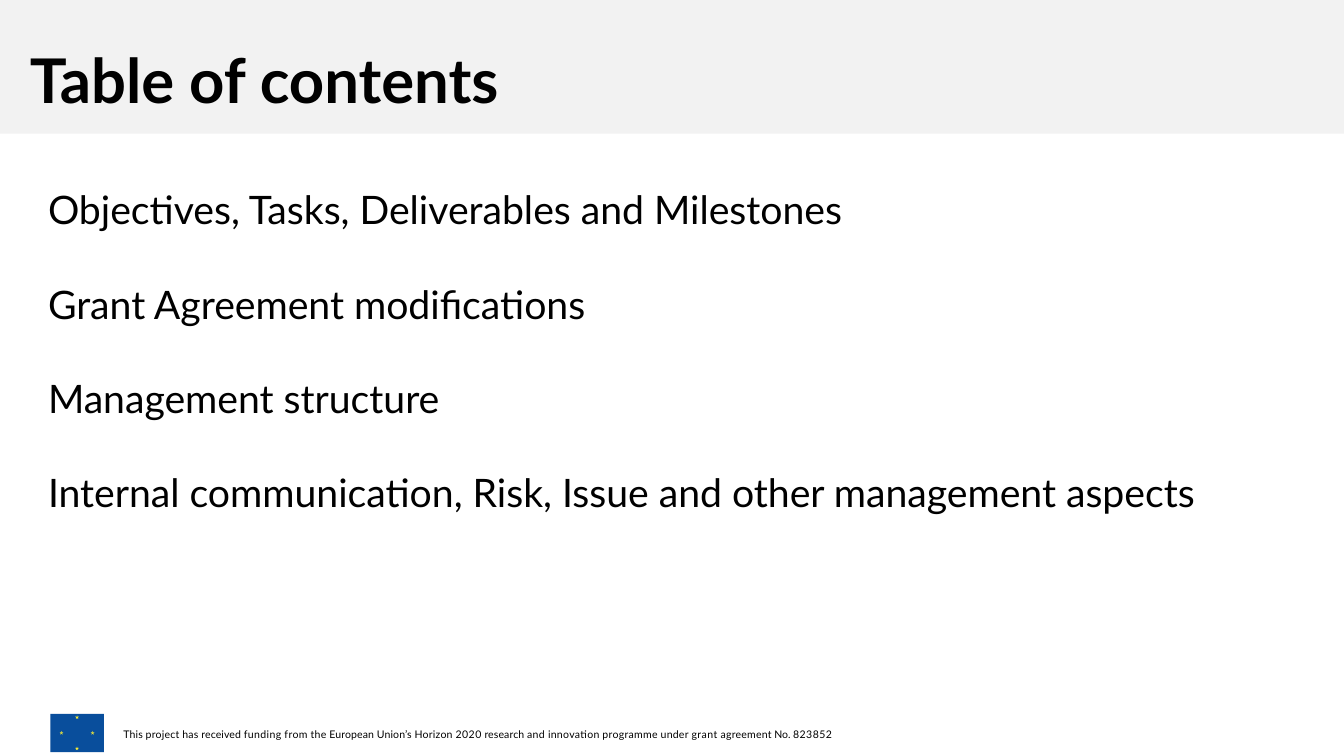
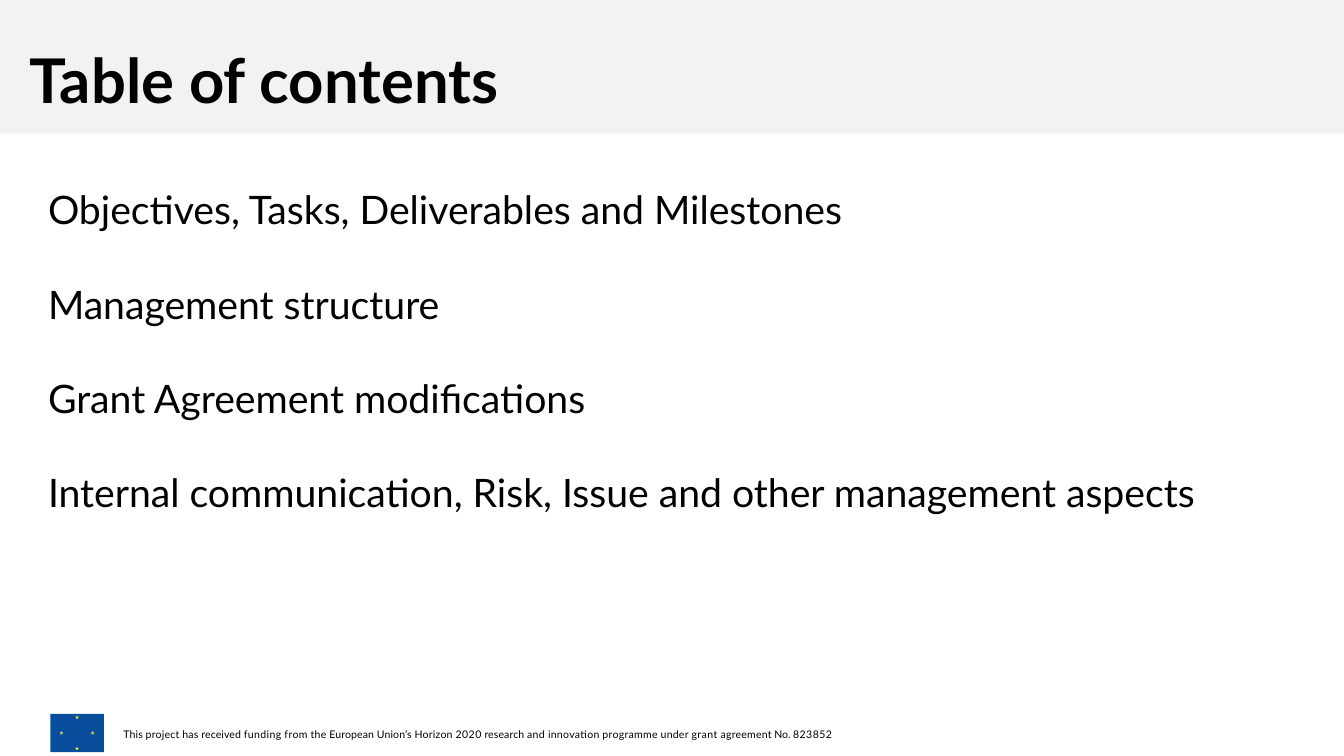
Before and after one commit to panosc-eu/panosc, a slide deck: slide 2 of Work Packages/WP1 Management/Other/PaNOSC_WP1_ReviewMeeting_v2.pptx. Drawn at 1344x756 pixels with LibreOffice and Linux fonts; fonts in the diff are those of the drawing; background and template pictures are left out. Boxes give left, top, right and bottom in pixels: in the first picture for what was removed or moved away, otherwise in the second. Text is boxed around its words. In the diff, an @@ line names an element or a change of style, - is before the commit and + after.

```diff
--- a/Work Packages/WP1 Management/Other/PaNOSC_WP1_ReviewMeeting_v2.pptx
+++ b/Work Packages/WP1 Management/Other/PaNOSC_WP1_ReviewMeeting_v2.pptx
@@ text at (x1=48, y1=291, x2=440, y2=326): paragraph added @@
+Management structure
@@ text at (x1=48, y1=385, x2=440, y2=420): paragraph removed @@
-Management structure
```
